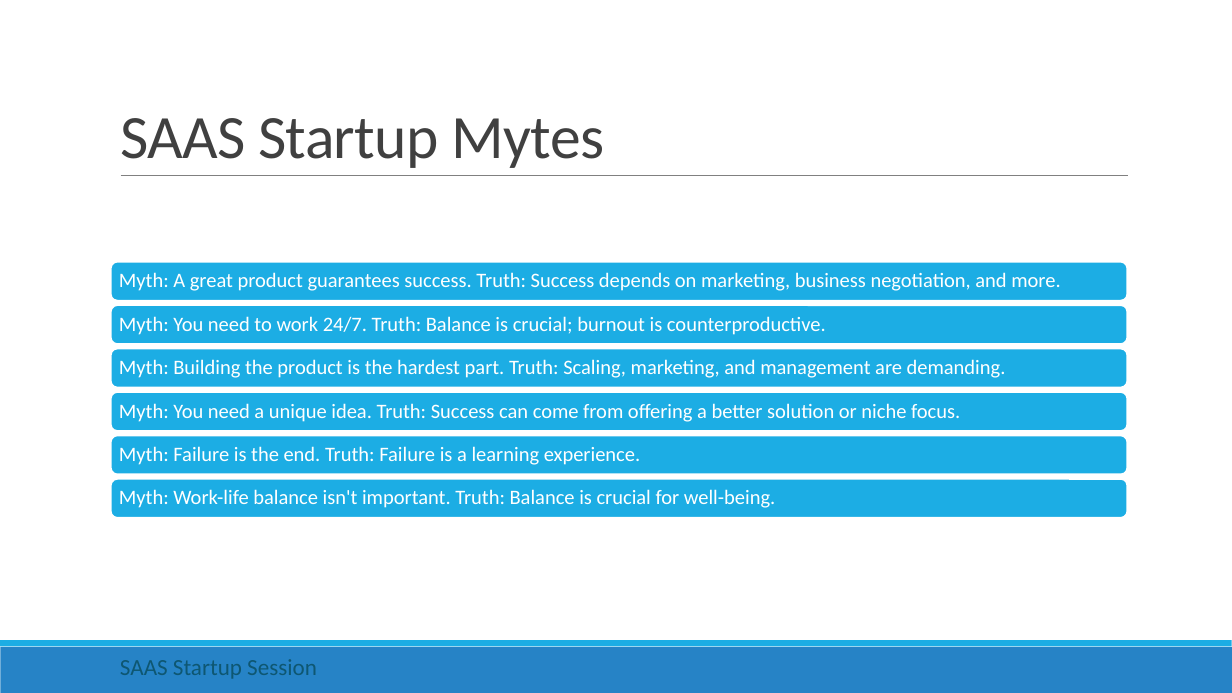
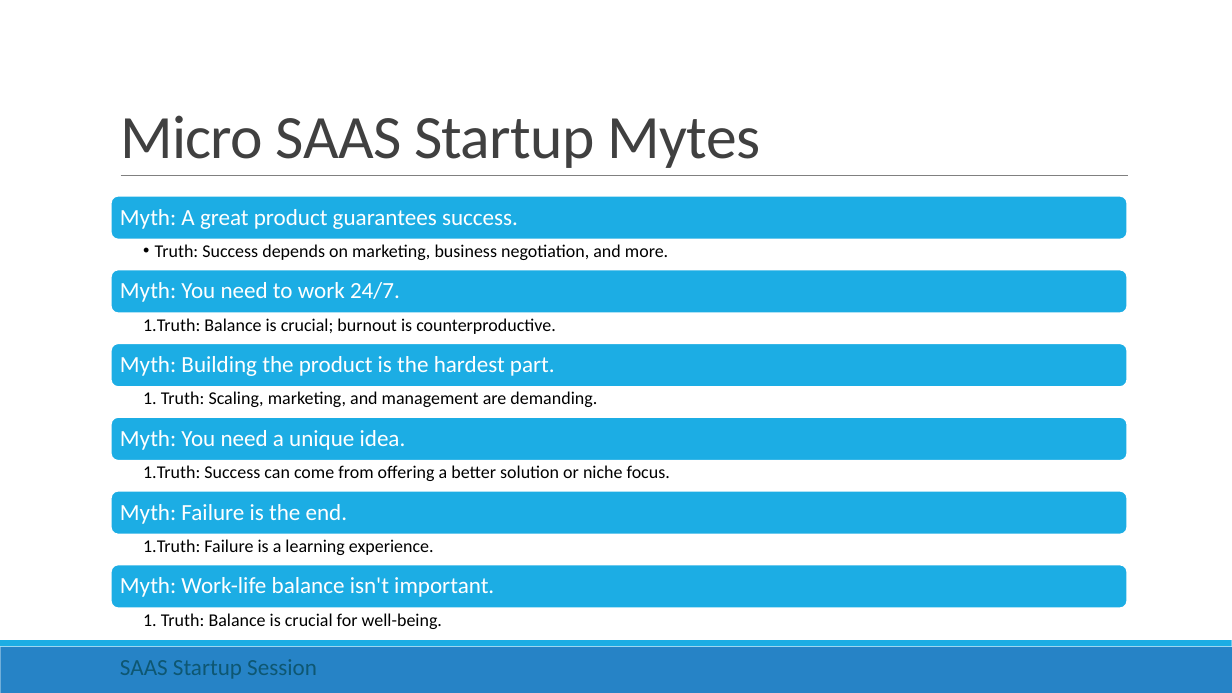
Before and after one commit to rishigujadhur1/Slides, a slide deck: slide 3 of Startups/Startup Session 0.pptx (slide 2 before the commit). Drawn at 1232x693 pixels with LibreOffice and Linux fonts; fonts in the diff are those of the drawing. Boxes give left, top, right and bottom in pixels: in the first picture for what was removed or moved away, otherwise in the second. Text is boxed around its words. In the diff, an @@ line names an element or a change of style, - is before the commit and + after.

Commit message:
SAAS contract Clauses

```diff
--- a/Startups/Startup Session 0.pptx
+++ b/Startups/Startup Session 0.pptx
@@ title at bbox=[120, 115, 760, 168]: text changed @@
-SAAS Startup Mytes
+Micro SAAS Startup Mytes
@@ rounded rectangle: place and size @@
-rounded rectangle at bbox=[111, 305, 1128, 344]
+rounded rectangle at bbox=[111, 196, 1128, 239]
@@ text at bbox=[155, 244, 668, 260]: text changed; size 16 to 14 pt; text colour #FFFFFF to #000000 @@
-Myth: A great product guarantees success. Truth: Success depends on marketing, business negotiation, and more.
+  • Truth: Success depends on marketing, business negotiation, and more.
@@ rounded rectangle: place and size @@
-rounded rectangle at bbox=[111, 262, 1128, 300]
+rounded rectangle at bbox=[111, 270, 1128, 313]
@@ text at bbox=[143, 318, 556, 334]: text changed; size 16 to 14 pt; text colour #FFFFFF to #000000 @@
-Myth: You need to work 24/7. Truth: Balance is crucial; burnout is counterproductive.
+  1. Truth: Balance is crucial; burnout is counterproductive.
@@ rounded rectangle: place and size @@
-rounded rectangle at bbox=[111, 348, 1128, 387]
+rounded rectangle at bbox=[111, 344, 1128, 387]
@@ text at bbox=[120, 356, 555, 376]: text changed; size 16 to 18 pt @@
-Myth: Building the product is the hardest part. Truth: Scaling, marketing, and management are demanding.
+Myth: Building the product is the hardest part.
@@ rounded rectangle: place and size @@
-rounded rectangle at bbox=[111, 435, 1128, 474]
+rounded rectangle at bbox=[111, 417, 1128, 460]
@@ vertical alignment middle to top in 3 elements at bbox=[155, 244, 668, 260], bbox=[143, 318, 556, 334], bbox=[143, 465, 670, 481] @@
@@ text at bbox=[143, 465, 670, 481]: text changed; size 16 to 14 pt; text colour #FFFFFF to #000000 @@
-Myth: You need a unique idea. Truth: Success can come from offering a better solution or niche focus.
+  1. Truth: Success can come from offering a better solution or niche focus.
@@ rounded rectangle: place and size @@
-rounded rectangle at bbox=[111, 479, 1128, 518]
+rounded rectangle at bbox=[111, 491, 1128, 534]
@@ text at bbox=[120, 504, 348, 524]: text changed; size 16 to 18 pt @@
-Myth: Failure is the end. Truth: Failure is a learning experience.
+Myth: Failure is the end.
@@ rounded rectangle: place and size @@
-rounded rectangle at bbox=[111, 392, 1128, 431]
+rounded rectangle at bbox=[111, 565, 1128, 608]
@@ text at bbox=[120, 577, 494, 597]: text changed; size 16 to 18 pt @@
-Myth: Work-life balance isn't important. Truth: Balance is crucial for well-being.
+Myth: Work-life balance isn't important.
@@ group added at bbox=[120, 209, 597, 629]: 6 texts @@
+Myth: A great product guarantees success.
+Myth: You need to work 24/7.
+  1. Truth: Scaling, marketing, and management are demanding.
+Myth: You need a unique idea.
+  1. Truth: Failure is a learning experience.
+  1. Truth: Balance is crucial for well-being.
```
Also in this commit, not shown: 2 other slides changed, 6 slides added, 1 slide removed, 3 other files.
